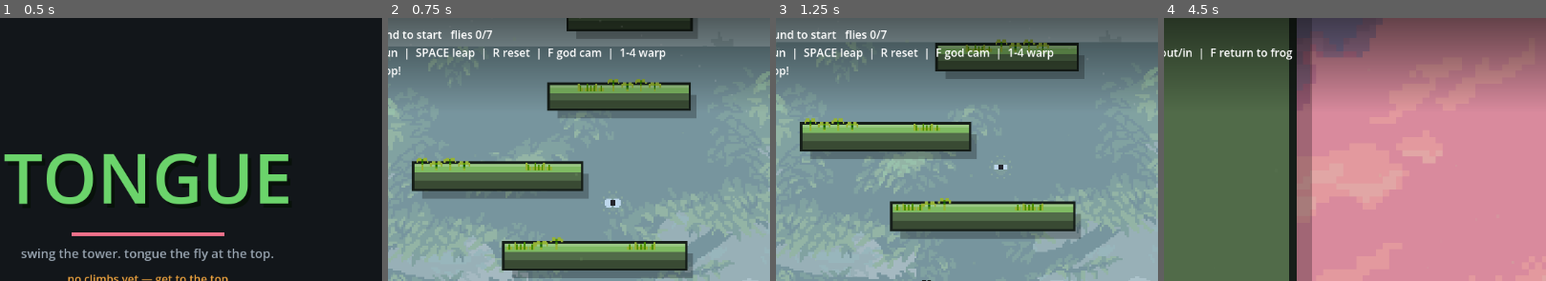
Above: before the commit, frames 1-4 (left to right).
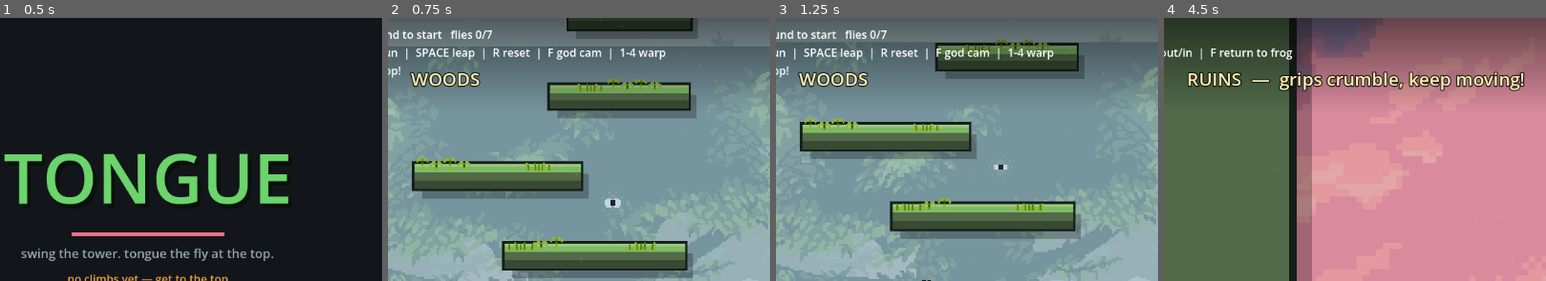
Above: after the commit, the same moments.

Repository: asg86260/Tongue
Game: Godot game, scene res://Title.tscn
Same seed, same stepped clock (60 frames per second), same inputs: the game is played once before the commit and once after it.
Inputs (mouse positions are % of the whole screen's width and height, from its top left):
- Up to frame 1 (0.5 s): no input
- Up to frame 2 (0.75 s): click "Play" at 0.5 s
- Up to frame 3 (1.25 s): no input
- Up to frame 4 (4.5 s): tap Enter at 1.25 s; move the mouse to (72, 45) at 1.27 s; press the mouse at (72, 45) at 1.28 s; hold D (move_right) 1.28-2.03 s; tap Space (jump) at 1.52, 1.82, 2.27, 2.57, 3.77, 4.07 s; move the mouse to (30, 55) at 2.02 s; release the mouse at (30, 55) at 2.03 s; hold S (move_down) 2.03-2.78 s; tap F (godcam) at 2.1 s; move the mouse to (60, 28) at 2.77 s; hold D (move_right) 2.78-3.53 s; hold E (zoom_in) 2.78-3.53 s; move the mouse to (45, 70) at 3.52 s; hold W (move_up) 3.53-4.28 s; tap Q (zoom_out) at 3.6 s; click (45, 70) at 3.67 s; move the mouse to (80, 65) at 4.27 s; hold A (move_left) from 4.28 s (still down); tap 1 at 4.35 s
The pictures show only the part of the screen within x 31-81%, y 0-50%; the shares and areas given below are measured in that part.

Frame 1 is identical in both runs. In frame 2, 0.8% of the frame differs, in the area x 5-25%, y 20-27%; in frame 3, 0.8%; in frame 4, 3.3%, in the area x 6-95%, y 20-28%.

Commit message:
Make gimmicks visible: biome banner, crumble cracks, wind streaks, stronger wind
- Biome banner announces each zone's gimmick on entry (RUINS/CLIFFS/PEAK).
- Ruins grips now visibly crack, shudder + shed debris before giving way.
- Cliffs wind doubled (300) + warm wind-streak overlay telegraphs the gust direction.

Co-Authored-By: Claude Opus 4.8 <noreply@anthropic.com>

Diff:
--- a/Atmosphere.gd
+++ b/Atmosphere.gd
@@ -21,6 +21,7 @@
 var motes: Array = []
 var _col := MOTE_COLS[0]
 var _wind := MOTE_WIND[0]
+var _idx := 0
 const N := 54
 
 func _ready() -> void:
@@ -43,9 +44,9 @@
 func _process(d: float) -> void:
 	t += d
 	if target:
-		var idx := Biome.index((SPAWN_Y - target.global_position.y) / 100.0)
-		_col = _col.lerp(MOTE_COLS[idx], clampf(d * 1.5, 0.0, 1.0))
-		_wind = lerpf(_wind, MOTE_WIND[idx], clampf(d * 1.5, 0.0, 1.0))
+		_idx = Biome.index((SPAWN_Y - target.global_position.y) / 100.0)
+		_col = _col.lerp(MOTE_COLS[_idx], clampf(d * 1.5, 0.0, 1.0))
+		_wind = lerpf(_wind, MOTE_WIND[_idx], clampf(d * 1.5, 0.0, 1.0))
 	queue_redraw()
 
 func _draw() -> void:
@@ -56,6 +57,17 @@
 		var x: float = fmodp(m.fx * vp.x + sin(t * m.swf + m.phase) * m.amp + t * _wind + cam.x * 0.18, vp.x + 60.0) - 30.0
 		var a: float = m.a * (0.55 + 0.45 * sin(t * 1.7 + m.phase))
 		draw_rect(Rect2(x, y, m.r, m.r), Color(_col.r, _col.g, _col.b, a))
+	# CLIFFS wind streaks: fast warm dashes blowing with the gust (telegraphs the wind force)
+	if _idx == 2:
+		var gust := absf(sin(t * 0.5))
+		var dir := signf(sin(t * 0.5))
+		if dir == 0.0:
+			dir = 1.0
+		for i in 12:
+			var sy := fmodp(i * 71.0 + t * 26.0, vp.y + 20.0)
+			var sx := fmodp(i * 137.0 + t * (360.0 * dir + 90.0), vp.x + 80.0) - 40.0
+			var a := 0.08 + 0.20 * gust
+			draw_line(Vector2(sx, sy), Vector2(sx + dir * (30.0 + 50.0 * gust), sy), Color(0.98, 0.72, 0.42, a), 2.0)
 	_vignette(vp)
 
 # darken the top and bottom edges for focus/mood
--- a/Game.gd
+++ b/Game.gd
@@ -20,6 +20,15 @@
 var win_screen: CanvasLayer
 var cam: Camera2D
 var label: Label
+var gimmick_banner: Label   # announces each biome's swing gimmick on entry
+var _last_biome := -1
+var _banner_t := 0.0
+const BIOME_BANNER := [
+	"WOODS",
+	"RUINS  —  grips crumble, keep moving!",
+	"CLIFFS  —  mind the wind!",
+	"PEAK  —  anchors flicker out!",
+]
 var start_y := 0.0
 var best := 0.0
 # ---- height milestones ----
@@ -329,6 +338,14 @@
 	label.position = Vector2(16, 12)
 	label.add_theme_color_override("font_color", Color.WHITE)
 	layer.add_child(label)
+	gimmick_banner = Label.new()
+	gimmick_banner.set_anchors_preset(Control.PRESET_CENTER_TOP)
+	gimmick_banner.position = Vector2(-180, 70)
+	gimmick_banner.add_theme_color_override("font_color", Color(1, 0.95, 0.7))
+	gimmick_banner.add_theme_color_override("font_outline_color", Color(0, 0, 0, 0.8))
+	gimmick_banner.add_theme_constant_override("outline_size", 6)
+	gimmick_banner.add_theme_font_size_override("font_size", 26)
+	layer.add_child(gimmick_banner)
 
 # ---- procedural SFX (no asset files) ----
 func _wav(samples: PackedFloat32Array) -> AudioStreamWAV:
@@ -625,6 +642,17 @@
 		_draw_tongue(player.mouth, player.anchor, tc, w)
 		_pixel_dot(player.anchor, 2, tc)
 		_pixel_dot(player.anchor, 1, Color(1, 1, 1, 0.9))   # sticky tip highlight
+		# RUINS crumble: the grip visibly cracks, shudders and sheds debris before it gives
+		if Biome.index((level_spawn.y - player.anchor.y) / 100.0) == 1 and player.attach_t > 0.12:
+			var prog: float = clamp(player.attach_t / player.CRUMBLE_TIME, 0.0, 1.0)
+			var jit := Vector2(randf_range(-1.0, 1.0), randf_range(-1.0, 1.0)) * prog * 3.0
+			var n := 3 + int(prog * 4.0)
+			for i in n:
+				var ang := TAU * float(i) / float(n) + prog * 2.0
+				_draw_tongue(player.anchor + jit, player.anchor + jit + Vector2(cos(ang), sin(ang)) * (6.0 + prog * 16.0),
+					Color(0.55, 0.42, 0.32, 0.45 + 0.45 * prog), 2.0)
+			if prog > 0.5:
+				_pixel_dot(player.anchor + Vector2(randf_range(-7.0, 7.0), prog * 12.0), 2, Color(0.5, 0.4, 0.3, 0.8))
 	elif player.tstate == 1 or player.tstate == 3:
 		var tip: Vector2
 		if player.thit and player.tstate == 1:
@@ -699,6 +727,16 @@
 	best_flash = max(best_flash - d, 0.0)
 	queue_redraw()
 
+	# biome gimmick banner: announce the active swing gimmick on entry, then fade out
+	if player and gimmick_banner:
+		var bi := Biome.index((level_spawn.y - player.global_position.y) / 100.0)
+		if bi != _last_biome:
+			_last_biome = bi
+			gimmick_banner.text = BIOME_BANNER[bi]
+			_banner_t = 4.0
+		_banner_t = max(_banner_t - d, 0.0)
+		gimmick_banner.modulate.a = clampf(_banner_t, 0.0, 1.0)
+
 	if not label:
 		return
 	if won:
--- a/Player.gd
+++ b/Player.gd
@@ -32,7 +32,7 @@
 const Biome := preload("res://Biome.gd")
 const SPAWN_Y := -40.0
 const CRUMBLE_TIME := 1.15   # Ruins: a grip crumbles (lets go) this long after you stick
-const WIND_FORCE := 165.0    # Cliffs: alternating horizontal gust strength on the airborne frog
+const WIND_FORCE := 300.0    # Cliffs: alternating horizontal gust strength on the airborne frog
 
 var controller            # the Game node (juice/catch callbacks + phase flags)
 var active := true        # false while god-cam or after winning (stops control logic)
@@ -287,7 +287,7 @@
 	# CLIFFS gimmick — wind: slow alternating gusts shove the airborne frog, so you must
 	# lean into them to hold a line through a swing. (Telegraphed by the blowing embers.)
 	if biome == 2 and not grounded:
-		apply_central_force(Vector2(sin(gtime * 0.6) * WIND_FORCE, 0.0))
+		apply_central_force(Vector2(sin(gtime * 0.5) * WIND_FORCE, 0.0))
 
 	# frog-leap whenever standing on something — allowed even with the tongue attached
 	# (jump off the ground into a swing); the tongue stays stuck.
